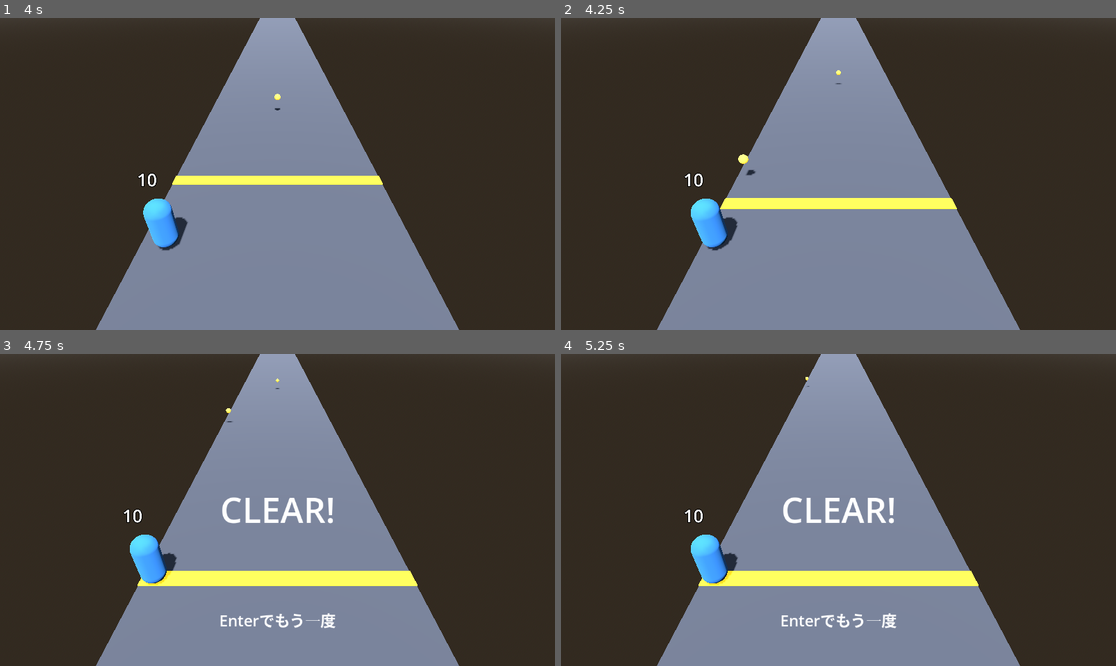
Above: before the commit, frames 1-4 (two rows, left to right).
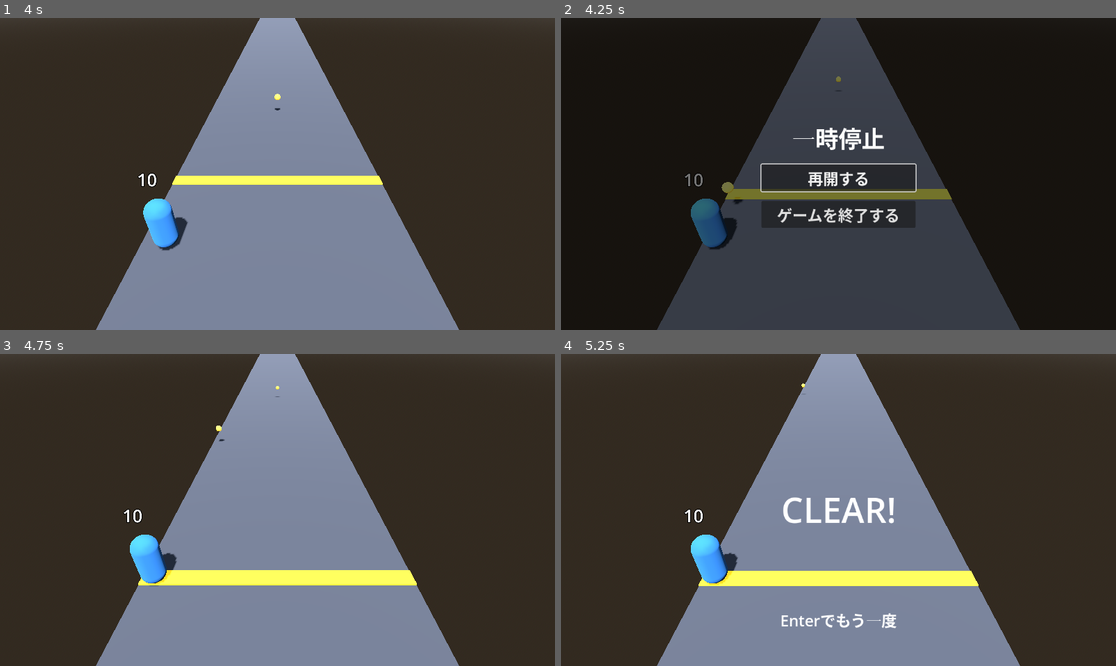
Above: after the commit, the same moments.

Repository: shuhei0916/music-shooter
Game: Godot game, scene res://scenes/main.tscn
The game is run twice, just before and just after one commit, with the same random seed, the same clock (stepped at 60 frames per second) and the same inputs. Sound files missing from this copy of the repository are replaced by a short silence.
Inputs (mouse positions are in pixels of both pictures, inside the frame that each line leads up to):
- Up to frame 1 (4 s): tap Enter (ui_accept) at 0.5, 0.77, 2, 3.5, 3.77 s; move the mouse to (399, 158) at 0.52 s; hold D (move_right) 0.53-1.25 s; hold Shift 0.53-1.25 s; click (399, 158) at 0.67 s; drag from (166, 189) to (249, 236) at 1.27 s; move the mouse to (333, 105) at 2.02 s; hold D (move_right) 2.03-2.75 s; tap Ctrl at 2.1 s; drag from (249, 236) to (111, 127) at 2.77 s; move the mouse to (444, 220) at 3.52 s; hold A (move_left) from 3.53 s (still down); tap Alt at 3.6 s
- Up to frame 2 (4.25 s): keep holding A (move_left); tap Escape (pause) at 4.15 s
- Up to frame 3 (4.75 s): release A (move_left) at 4.25 s; click (277, 513) at 4.25 s, where only the run after the commit has a clickable "再開する"
- Up to frame 4 (5.25 s): drag from (672, 463) to (755, 432) at 5.02 s

Frame 1 is identical in both runs. In frame 2, 100% of the frame differs, in the area x 0-100%, y 0-100%; in frame 3, 1.4%; in frame 4, less than 0.1%.

Commit message:
feat: メインのシーンに一時停止のメニューを入れ、終了ボタンでゲームを終了する
Co-Authored-By: Claude Opus 5.5 <noreply@anthropic.com>

Diff:
--- a/scenes/main.tscn
+++ b/scenes/main.tscn
@@ -2,6 +2,7 @@
 
 [ext_resource type="Script" uid="uid://dib3rdkc0gwl4" path="res://scripts/main.gd" id="1_main"]
 [ext_resource type="PackedScene" path="res://scenes/player.tscn" id="2_player"]
+[ext_resource type="PackedScene" path="res://scenes/pause_menu.tscn" id="3_pause"]
 
 [sub_resource type="ProceduralSkyMaterial" id="ProceduralSkyMaterial_sky"]
 
@@ -79,3 +80,5 @@
 theme_override_font_sizes/font_size = 32
 text = "Enterでもう一度"
 horizontal_alignment = 1
+
+[node name="PauseMenu" parent="." instance=ExtResource("3_pause")]
--- a/scripts/main.gd
+++ b/scripts/main.gd
@@ -67,6 +67,7 @@
 	_lanes = Lanes.new(lane_count, lane_width)
 	_grid = BeatGrid.new(bpm)
 	_clock.start()
+	$PauseMenu.quit_requested.connect(get_tree().quit)
 	$GoalLine.position.z = -course_length
 	if layout.is_empty():
 		layout = _build_layout()
Not shown, changed: todo.md
